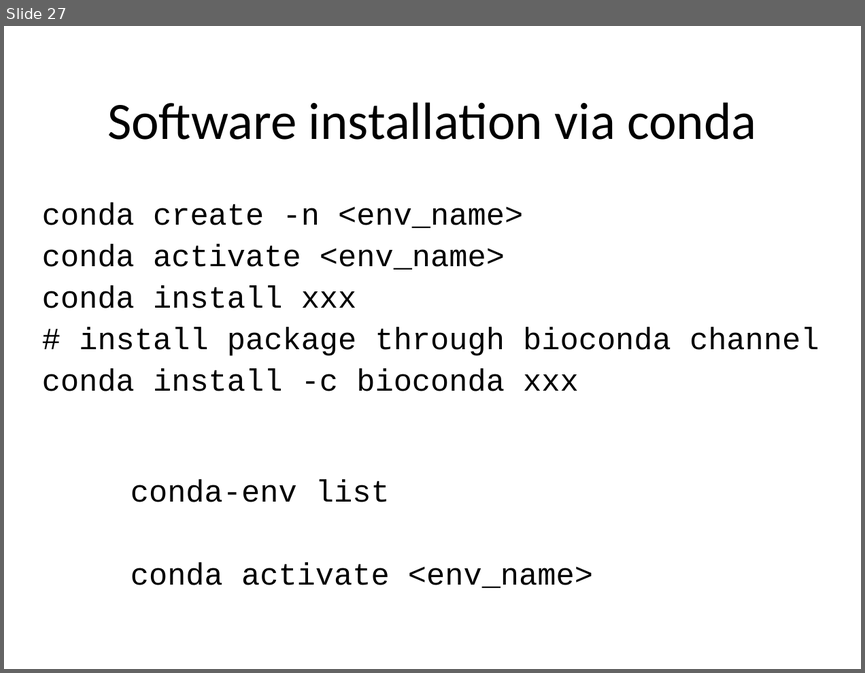
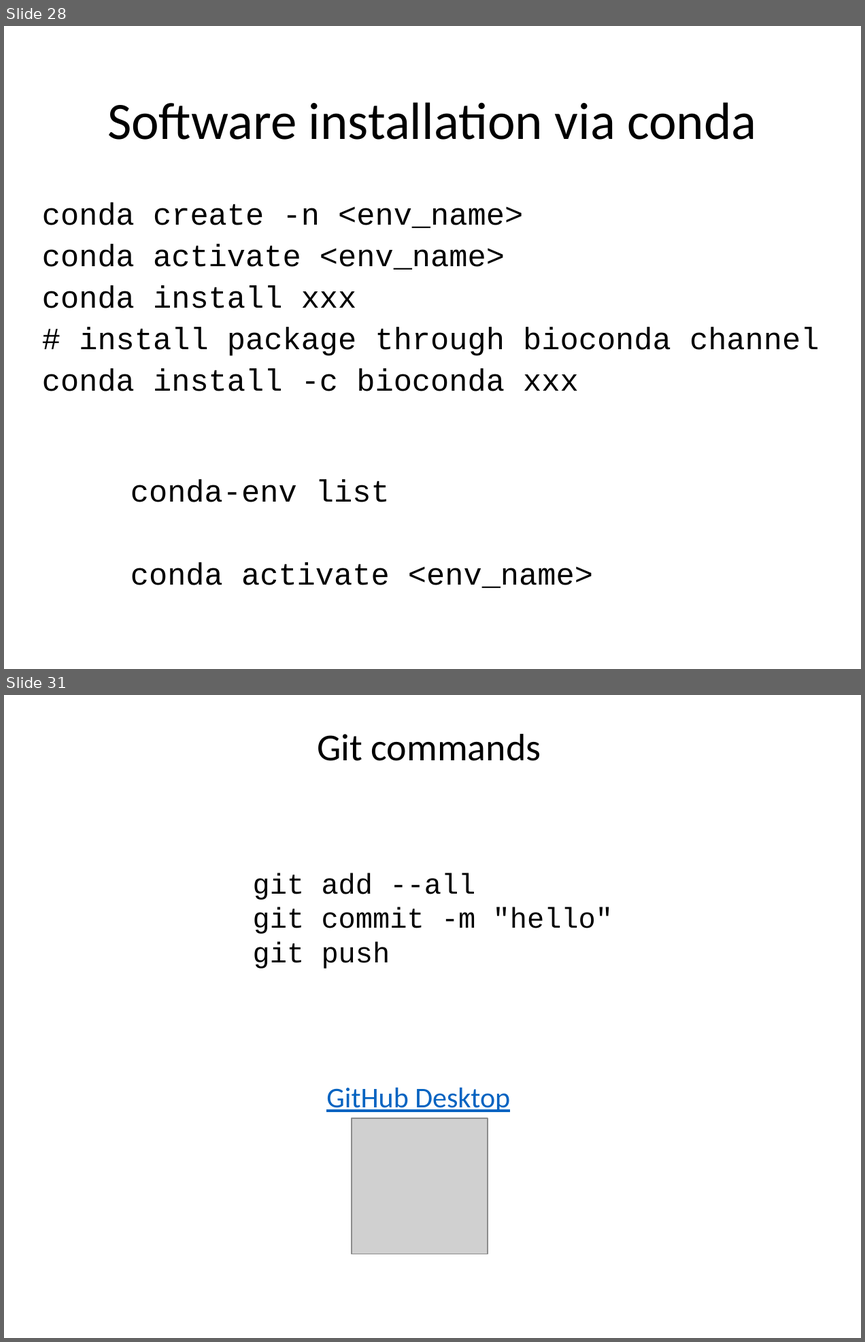
Before and after one commit to liu3zhenlab/teaching, a slide deck: PLPTH813Bioinformatis/2023/lectures/lecture13_BEDtools.pptx. Shown one above the other, each under a label of ours: slide 27 before the commit, slides 28 and 31 after it; the slides between them are not shown. The pictures are 865x673 and 865x1342 pixels, drawn with LibreOffice and Linux fonts; fonts in the diff are those of the drawing; grey boxes stand for pictures. Boxes give left, top, right and bottom in pixels: in the first picture for what was removed or moved away, otherwise in the second. Text is boxed around its words. In the diff, an @@ line names an element or a change of style, - is before the commit and + after.

```diff
--- a/PLPTH813Bioinformatis/2023/lectures/lecture13_BEDtools.pptx
+++ b/PLPTH813Bioinformatis/2023/lectures/lecture13_BEDtools.pptx
@@ slide 31 added at <box>4,695,861,1338</box>, background #FFFFFF @@
@@ title added at <box>317,734,541,761</box>, 32 pt, text #000000 @@
+Git commands
@@ text added at <box>253,872,613,968</box>, 24 pt, text #000000 @@
+git add --all
+git commit -m "hello"
+git push
@@ text added at <box>326,1087,510,1112</box>, 24 pt, text #0563C1, underline @@
+GitHub Desktop
@@ picture added at <box>352,1118,488,1255</box> @@
@@ what was slide 27 is now slide 28 @@
```
Also in this commit, not shown: 12 slides changed, 3 other slides added, 1 slide removed, 2 other files.
